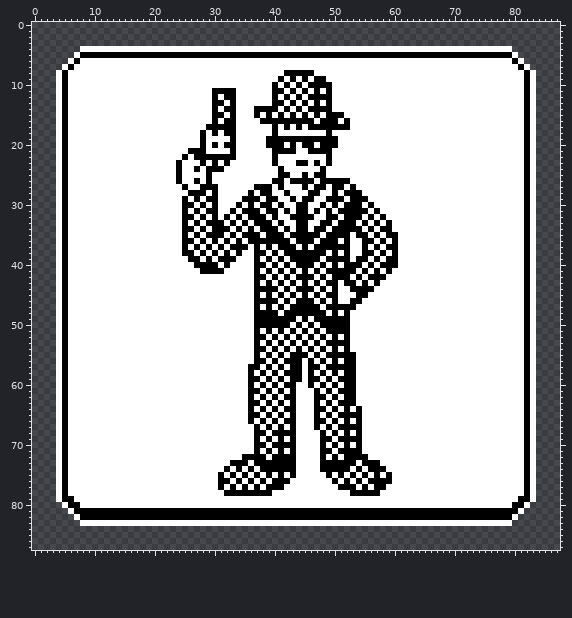
Sprite sheet, stored at images/cards/common_bullet.png. Above, as it was before the edit.
The file is 88x88 pixels.
Now the later version:
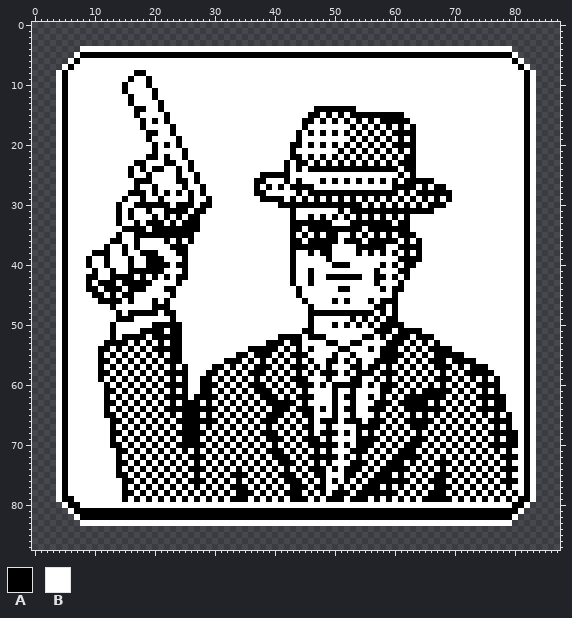
Palette (. is transparent): A #000000  B #ffffff
From old to new:
Changed rows in their new state; - is an unchanged pixel.
first column x 9:
 8 --------AA-----------------------BBBBB----------------------------------
 9 -------A--A---------------------B-B-B-BB--------------------------------
10 ------A---A--------------------B-B-B-BBBB-------------------------------
11 ------A----A---------BBBB------BB-B-B-B-B-------------------------------
12 -------A---A---------B-BB------B-B-B-BBBB-------------------------------
13 -------A----A--------BB-B------BB-B-B-B-B-------------------------------
14 --------AA--A--------B-BB---BBBB-B-B-B---AAAA---------------------------
15 --------A----A-------BB-B---B-B-B-B-BA---B--AAAAAAAAA-------------------
16 ---------A-A-A-------B-BB----BBBBBBB----B----A-A-AAAAA------------------
17 ---------A----A-----BBBBB------B-B-BABBBBBBBA-A-A-A-A-A-----------------
18 ----------AA--A----B-B-BB------B---A-A-ABA-A-A-A-A-AAAA-----------------
19 ----------A----A---B----B-----BBBBB-BBBBBB--A-A-A-A-A-A-----------------
20 -----------A-A-A---B-B-BB-----BBB--AB---B--A-A-A-A-AAAA-----------------
21 -----------A----ABBB----B------BBB---BBBB-A-A-A-A-A-A-A-----------------
22 ----------AA-A----BBBBBBB------B--AA-A-ABA-A-A-A-A-A-AA-----------------
23 --------AA---AAB-A-B-B-B-------B-A--------A-A-A-A-A-AAA-----------------
24 -------A-A-AA----AB-BBB---------BA-A-AA-AAAAAAAAAAAA-AA-----------------
25 -------A--A-------A-B--------AAA----B-BB------------A-A-----------------
26 --------AAA-----A---B-------AA-BBAB-BB--B-B--A-A-A-A-AAAAA--------------
27 --------A--A--------BB-------B----AA-ABB-BB-B------AAAA-A-AA------------
28 -------AAA-A-A-A--B--B-----BA-B--B-A---AA-A---AAAAAA-A-AAAAAA-----------
29 ------A--A--A---BAB--B----BBBA--A----BA--B---B--A-A-A-A-A-A-A-----------
30 -----A--AAAAAA-A----AB---B-B-BB--AA--AA-A-A------A-A-A-A-AAA------------
31 -----A-A--A--AAA---ABB--B-BBB-BB-BABB-B-B--B---A-AAAAAAAAA--------------
32 -----A-A---A-A-AB-AB-B-B-B-BBB-B---BB--AB---B------A-A------------------
33 -----A--A-AAA-A--A--BBB-B-B-BBB-B-A--AA---BB-A-A-A--AA------------------
34 ------AAAA-AAAAA--AB-BBB-B-B-BBB-BA-BA--A-------A--AAA------------------
35 -----A--AAAAAAAA-AB-BBB-B-BBB-BBB--B-B----BBAB-----BAAA-----------------
36 ----AA--A----A-AB--B-B-B-B-BBBBBBBA-B-A-----AAB-A-A--A-A----------------
37 ---A--A-A-----AA--B-B-B-BBB-B-B-BB-A-A---BBB-A-A-ABBAAAA----------------
38 -AAA--A--AAA---A-B-B-B-B-B--BB-B-B-BB-B-AB-B-AB------A-A----------------
39 A--A---A--AAA---ABB-B-BBB---B-B-B--BBBB--BBB-BB-B-BBAAAA----------------
40 A--A---A--AAAA-AA-BBBB-B----BB-B-BABBB-B--A-BB-B--B--AA-----------------
41 -A--A--AAAAAA---A--BBBB-----B-B-B---BAB-BBBBB-B---B-AA------------------
42 AA--AAAA-A-A-A-AA-----------BB-B-BABB--BA---A--B---A-A------------------
43 A-AAA-AAAAA----A------------B-B-B---BAB-BB-BB-B-----A-------------------
44 AA-AAA-AAA---AA-------------BBBB-B--BB-B-BAABBBB-A-AA-------------------
45 -AA-A-AA------A-------------B-B-B-BAB-B-BB---BB----A--------------------
46 --AAAA-A---A-A--------------BBBB-B-B-B-B---ABB-A-AAA--------------------
47 ----A------AAA--------------B-B-B-BBB-B-BBBBB---AA-A--------------------
48 -----A-AAAAA-AA-------------BBBB-BBBB---A-A-AAAA-A-A--------------------
49 -----AAA------A-------------BBBBBBB-BABBBBBBA-A-A-AA--------------------
50 ----A------AAAAA------------BBBBBB-B---BB-B--A-A-AAAA-------------------
51 ----A----AAAA-AA------------B-B-B-B--AB-BBBB----AAA-AAAA----------------
52 ----A-AAAA-AAAAA------------BB-BA-A---A--B-B--AA-A-AAA-AAA--------------
53 ---AAAA-A-A-A-AA------------B--A---AB-B---BBAA----AAA-A-A-A-------------
54 --AA-A-A-A-AAAAA-----------A--A--------B-BA----A-AAA-A-A-AAAA-----------
55 --A-A-A-A-A-A-AA---------AA--A--------B-B-BB-----AAAA-A-A-AAAAA---------
56 --AA-A-A-A-A-AAA-------AAA-AB-----B----BA---BA--AAAA-A-A-AAA-AAAA-------
57 --A-A-A-A-A-A-A-A----AA-A-AB-A------AB---BBB-A-AA-A-A-A-A-AAA-A-AAA-----
58 --AA-A-A-A-A-AAAA---AA-A-A--A-----B-----A---BAAA-AAA-A-A-A-A-A-AAAAA----
59 --A-A-A-A-A-A-A-A--AA-A-A-AB--------ABB---BB-A--A-A-A-A-A-AAA-A-A-A-A---
60 ---A-A-A-A-A-AAAA--AAA-A-A--A-----BAA-----A--A-A-AAA-A-A-A-A-A-A-AAAA---
61 ---AA-A-A-A-A-A-A--AA-A-A-AB-A------A-B-BABB-----AA-A-A-AAAAA-A-A-A-A---
62 ---A-A-A-A-A-AAAA-AAAA-A-A----A---BAAABB-------A-A-A-AAAAAAA-A-A-AAAAA--
63 ---AA-A-A-A-A-A-AAA-A-A-A-AB---A-A--A-B-BABB----AAA-AAAAA-A-A-A-A-A-AA--
64 ---A-A-A-A-A-AAAAAAAAA-A-A------A-BAAAB-----AB-AAA-A-AAAAAAA-A-A-AAAAA--
65 ---AA-A-A-A-A-A-AAA-A-A-A-AB---A----AAB-BABB-B--A-A-A-A-A-A-A-A-A-A-A-A-
66 ----AA-A-A-A-A-AAAAAAA-A-A----A---BA-AB-A---A--AAA-A-AAAAA-A-A-A-A-AAAA-
67 ----A-A-A-A-A-A-AAA-A-A-A-A---------AAB---BBB-AAA-A-A-AAA-A-A-A-A-A-A-A-
68 ----AA-A-A-A-A-AAAAA-A-A-A-AB-A-B-BA-A--A------A-A-A-A-A-A-A-A-A-A-AAAAA
69 ----A-A-A-A-A-A-AAA-A-A-A-A----A----AAAB--BBB-AAA-A-A-AAA-A-A-A-A-A-A-AA
70 ----AA-A-A-A-A-AAAAA-A-A-A-AB---B-BA-AA-A-----AA-A-A-AAA-A-A-A-A-A-AAAAA
71 -----AA-A-A-A-A-A-A-A-A-A-A----A----A-AB--BB--A-A-A-AAA-A-A-A-A-A-A-A-A-
72 -----A-A-A-A-A-A-AAA-A-A-AB-B-----BA-AA-A---B-BA-A-AAAAA-A-A-A-A-A-A-AAA
73 -----AA-A-A-A-A-A-A-A-A--B---B-B----A-AB-BBB-A-B--AAA-A-A-AAA-A-A-A-A-A-
74 -----A-A-A-A-A-A-AAA-A--------B-B-BA-AA-B-B-A---B-AAAA-A-A-A-A-A-A-A-AAA
75 -----AA-A-A-A-A-A-A-A----A-------A--A-AAB-BA-----A--A-A-A-AAA-A-A-A-A-A-
76 ------AA-A-A-A-A-AAA-AB---------B-AA-A-A-----------AAA-A-AAA-A-A-A-A-AAA
77 ------A-A-A-A-A-A-A-A----A-----B--AAA-AA---B---A-BA-A-A-A-AAA-A-A-A-A-A-
78 ------AA-A-A-A-A-A-A-A--B---B-BA-AAA-A-A-AAAB----AAA-A-A-AAA-A-A-A-A-A-A
79 ------A-A-A-A-A-A-A-A-A-AAA-A-A-A-AAA-A-AAA-AAA-A-A-A-A-AAAAA-A-A-A-A-A-
Boxes around the changes in both pictures, in picture pixels (x1, y1, x2, y2):
changed: (86, 70, 518, 502)
